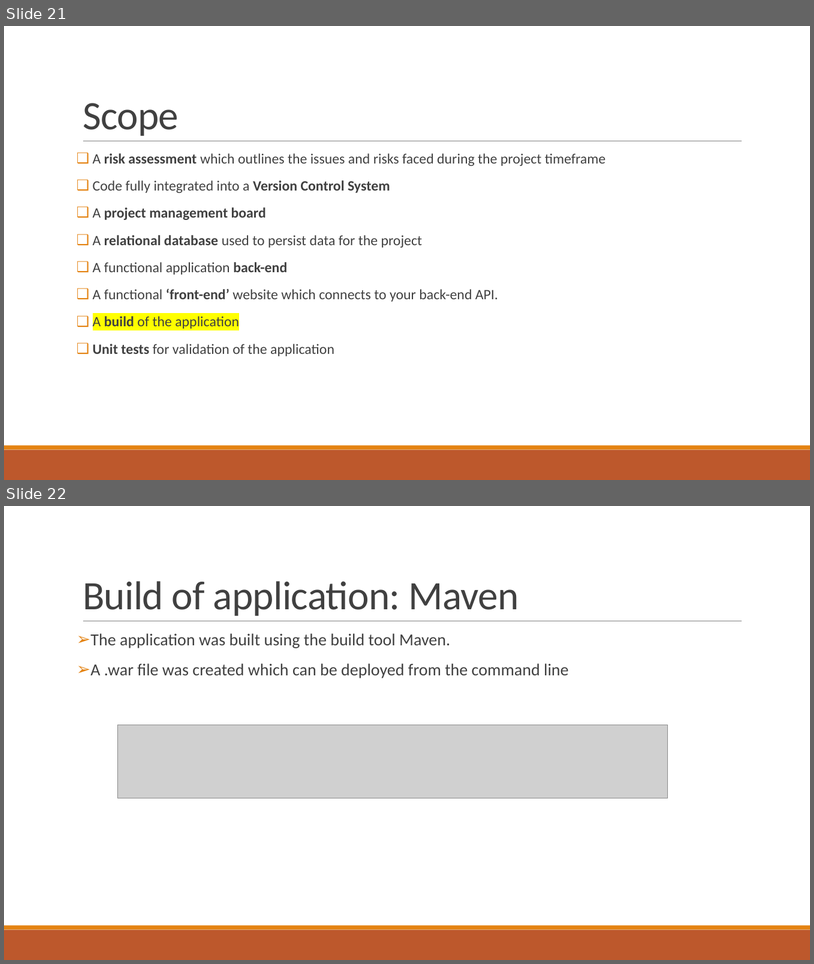
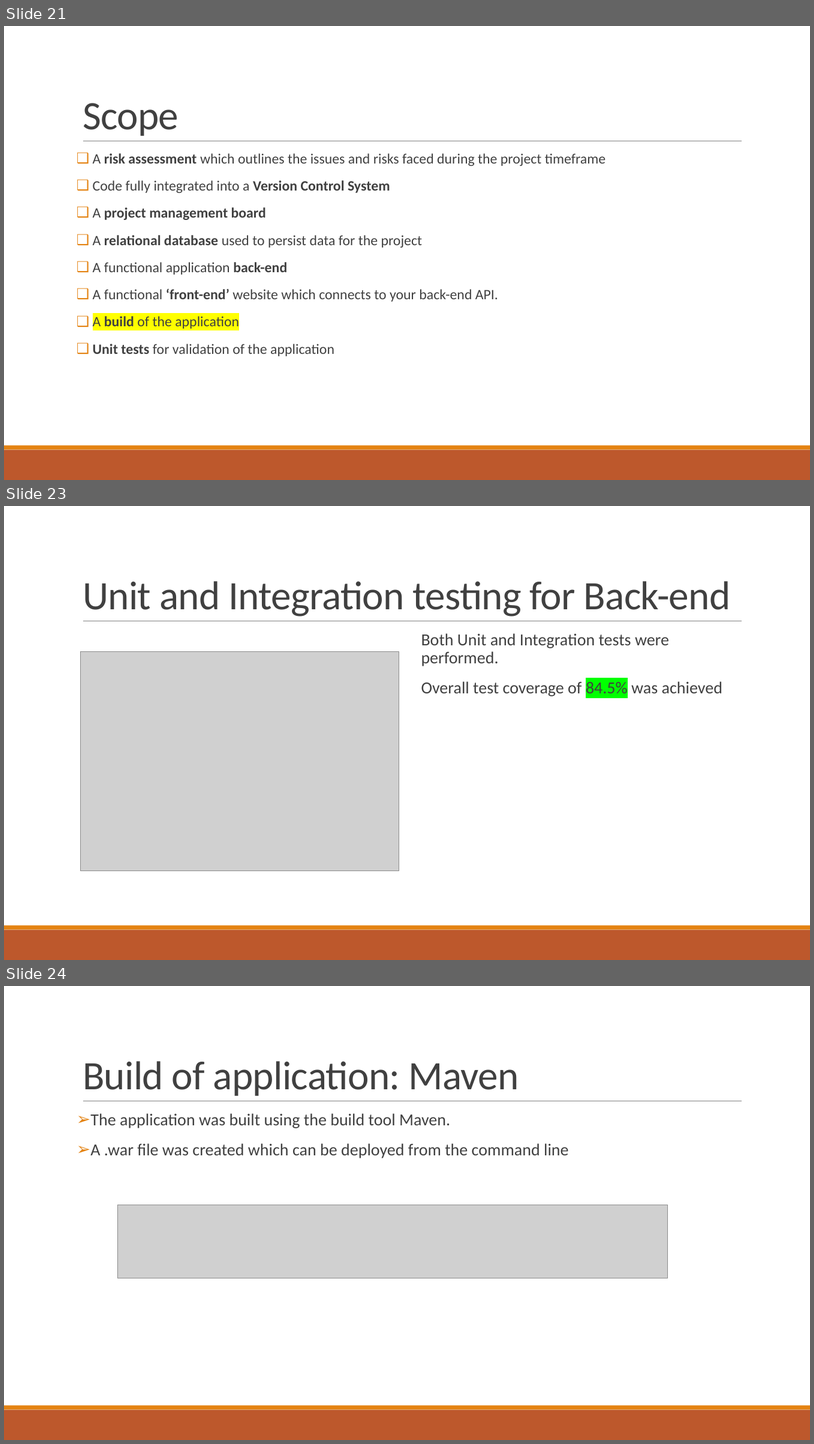
Before and after one commit to ayub96/MeetingManager, a slide deck: documentation/Hobby Project presentation.pptx. Shown one above the other, each under a label of ours: slides 21 and 22 before the commit, slides 21, 23 and 24 after it; the slides between them are not shown. The pictures are 814x964 and 814x1444 pixels, drawn with LibreOffice and Linux fonts; fonts in the diff are those of the drawing; grey boxes stand for pictures. Boxes give left, top, right and bottom in pixels: in the first picture for what was removed or moved away, otherwise in the second. Text is boxed around its words. In the diff, an @@ line names an element or a change of style, - is before the commit and + after.

```diff
--- a/documentation/Hobby Project presentation.pptx
+++ b/documentation/Hobby Project presentation.pptx
@@ slide 23 added at <box>4,506,810,960</box>, background #FFFFFF; not listed: 3 template elements that a slide beside it also shows @@
@@ title added at <box>83,581,731,616</box>, 48 pt, text #404040 @@
+Unit and Integration testing for Back-end
@@ text added at <box>422,633,723,696</box>, 20 pt, text #404040 @@
+  Both Unit and Integration tests were performed.
+  Overall test coverage of 84.5% was achieved
@@ picture added at <box>81,652,399,871</box> @@
@@ what was slide 22 is now slide 24 @@
```
Also in this commit, not shown: 1 other slide added, 5 other files.
